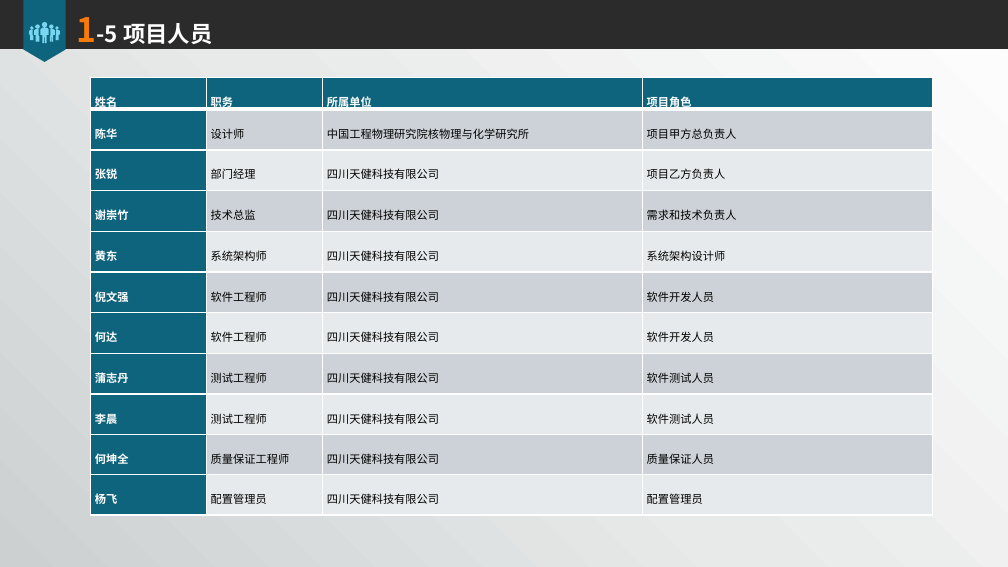
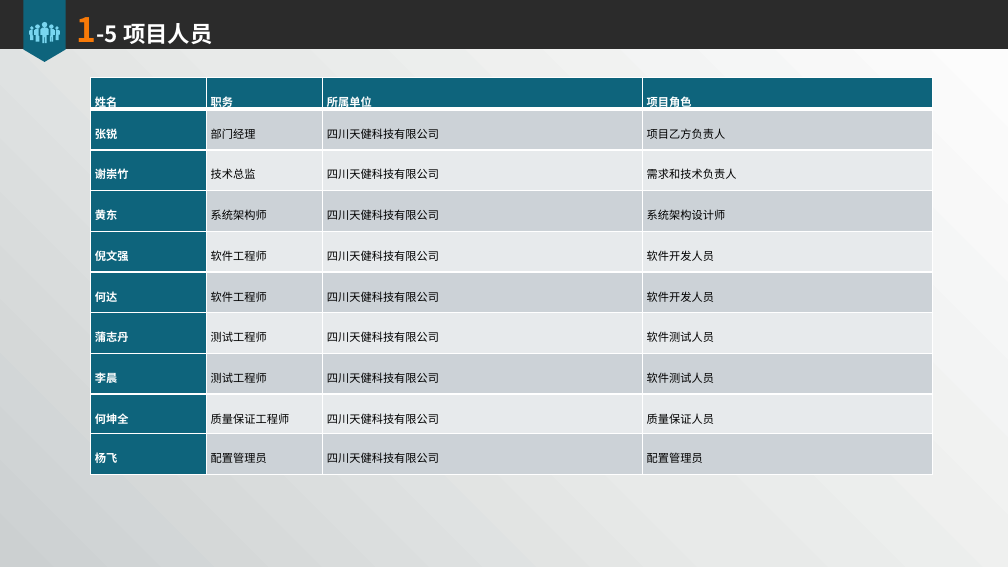
Before and after one commit to xiechongzhu/RadiationSystem, a slide deck: slide 7 of 项目文档/需求/辐射防护数据集成与监控系统软件需求分析报告.pptx. Drawn at 1008x567 pixels with LibreOffice and Linux fonts; fonts in the diff are those of the drawing; background and template pictures are left out; a plain dark background stands for a picture behind light text. Boxes give left, top, right and bottom in pixels: in the first picture for what was removed or moved away, otherwise in the second. Text is boxed around its words. In the diff, an @@ line names an element or a change of style, - is before the commit and + after.

Commit message:
ppt

```diff
--- a/项目文档/需求/辐射防护数据集成与监控系统软件需求分析报告.pptx
+++ b/项目文档/需求/辐射防护数据集成与监控系统软件需求分析报告.pptx
@@ table at bbox=[91, 78, 932, 475] @@
-row 2: 陈华 | 设计师 | 中国工程物理研究院核物理与化学研究所 | 项目甲方总负责人
```
Also in this commit, not shown: 5 other files.
